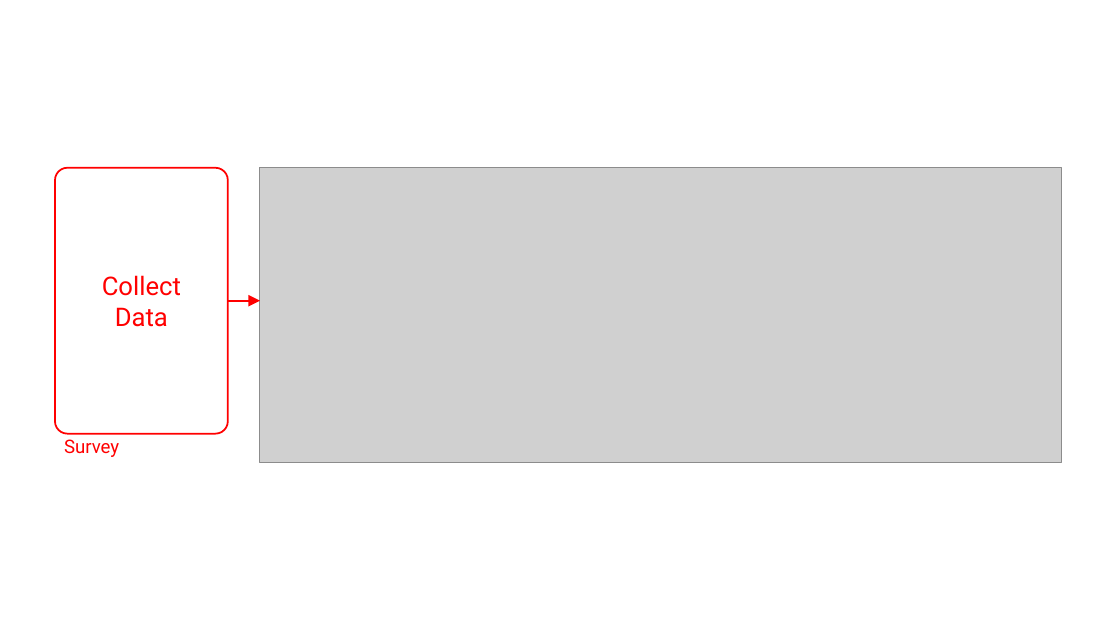
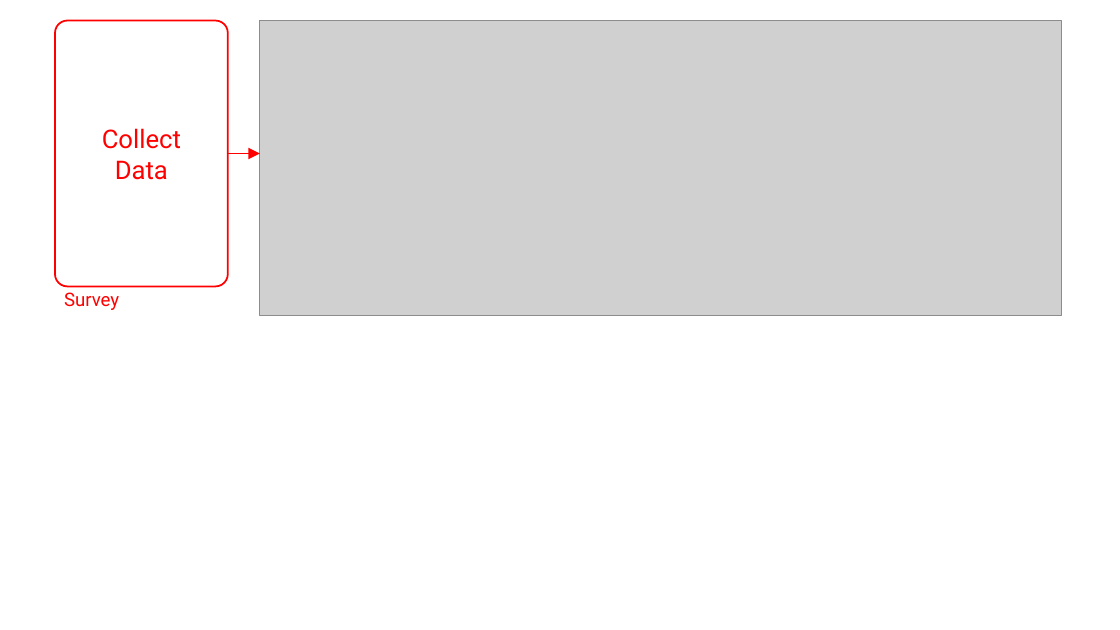
Before and after one commit to jhelvy/2025-posit-conf-surveydown, a slide deck: slide 8 of images/images.pptx (slide 2 before the commit). Drawn at 1120x630 pixels with LibreOffice and Linux fonts; fonts in the diff are those of the drawing; grey boxes stand for pictures. Boxes give left, top, right and bottom in pixels: in the first picture for what was removed or moved away, otherwise in the second. Text is boxed around its words. In the diff, an @@ line names an element or a change of style, - is before the commit and + after.

```diff
--- a/images/images.pptx
+++ b/images/images.pptx
@@ rounded rectangle "Collect": place and size @@
-rounded rectangle "Collect" at (55,168,229,434)
+rounded rectangle "Collect" at (55,20,229,287)
@@ picture: place and size @@
-picture at (260,168,1061,463)
+picture at (260,20,1061,315)
@@ arrow moved from (228, 301) - (260, 301) to (228, 154) - (260, 154) @@
@@ text "Survey": place and size @@
-text "Survey" at (64,439,119,457)
+text "Survey" at (64,292,119,310)
```
Also in this commit, not shown: 9 slides added, 1 slide removed, 14 other files.
